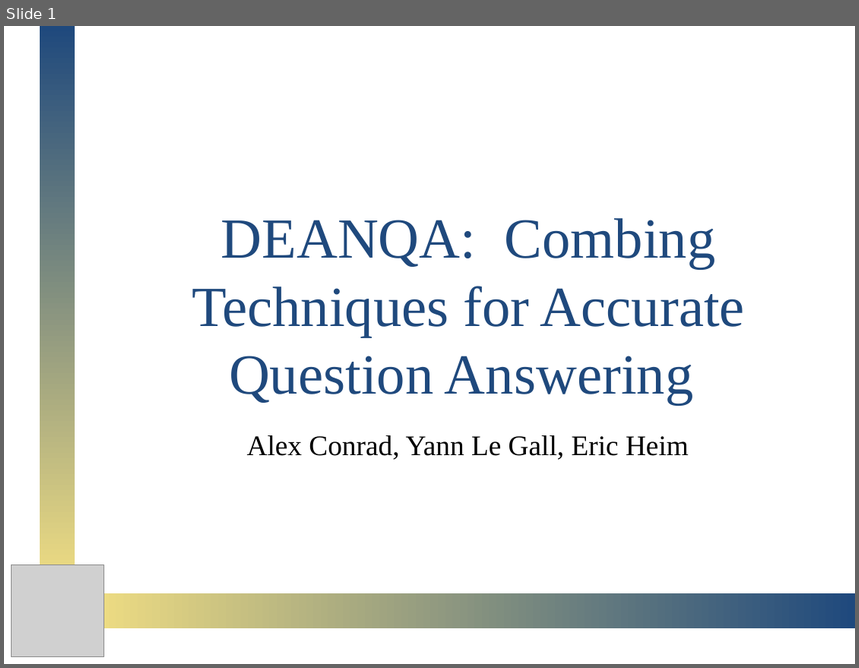
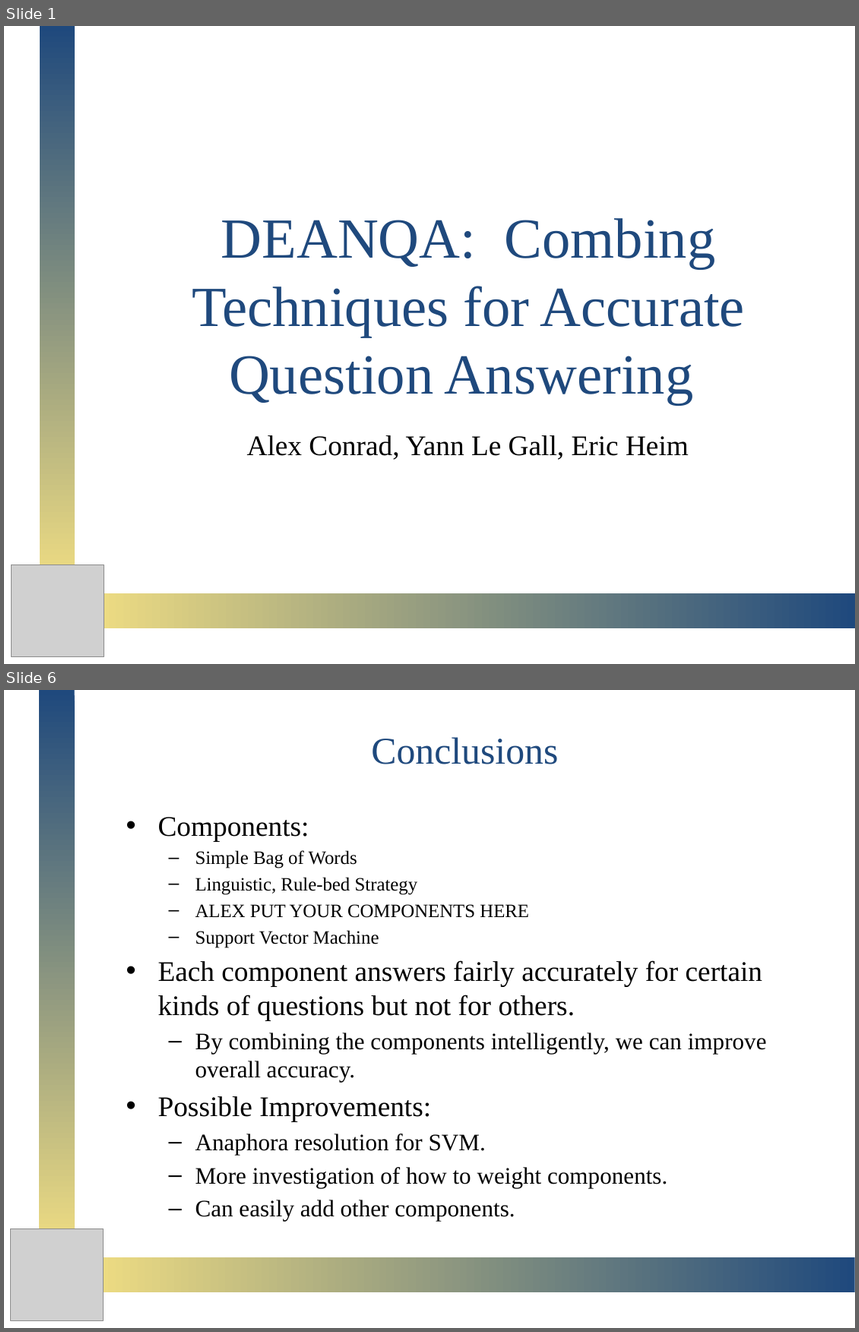
Before and after one commit to omgpotatoes/DEANQA, a slide deck: presentation/DeanQA.pptx. Shown one above the other, each under a label of ours: slide 1 before the commit, slides 1 and 6 after it; the slides between them are not shown. The pictures are 859x668 and 859x1332 pixels, drawn with LibreOffice and Linux fonts; fonts in the diff are those of the drawing; grey boxes stand for pictures. Boxes give left, top, right and bottom in pixels: in the first picture for what was removed or moved away, otherwise in the second. Text is boxed around its words. In the diff, an @@ line names an element or a change of style, - is before the commit and + after.

Commit message:
Added my SVM slides, System Model, Results, Conclusions, and References

```diff
--- a/presentation/DeanQA.pptx
+++ b/presentation/DeanQA.pptx
@@ slide 6 added at (4,690,855,1328), background #FFFFFF @@
@@ rectangle added at (39,691,75,1246), fill gradient #D2DDF1 to #1F497D to #EEDC82 @@
@@ title added at (371,737,558,764), 32 pt, text #1F497D @@
+Conclusions
@@ text added at (158,817,767,1221), 20 pt, text #000000 @@
+• Components:
+  – Simple Bag of Words
+  – Linguistic, Rule-bed Strategy
+  – ALEX PUT YOUR COMPONENTS HERE
+  – Support Vector Machine
+• Each component answers fairly accurately for certain kinds of questions but not for others.
+  – By combining the components intelligently, we can improve overall accuracy.
+• Possible Improvements:
+  – Anaphora resolution for SVM.
+  – More investigation of how to weight components.
+  – Can easily add other components.
@@ picture added at (11,1229,104,1321) @@
@@ rectangle added at (94,1258,854,1293), fill gradient #D2DDF1 to #1F497D to #EEDC82 @@
```
Also in this commit, not shown: 1 slide changed, 4 other slides added.
